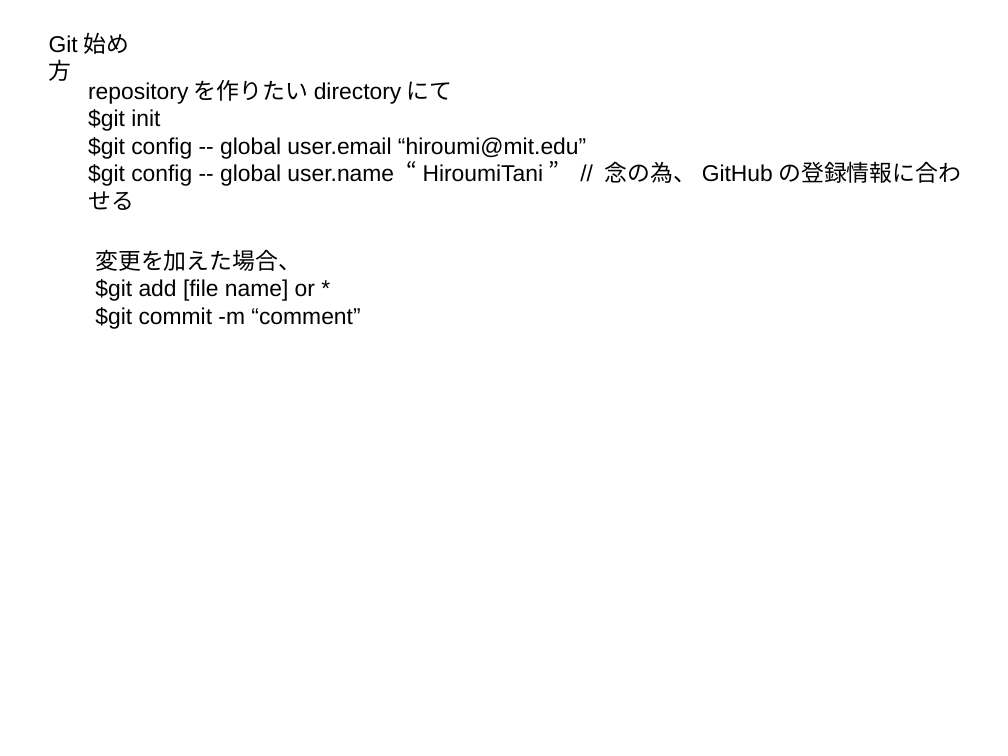
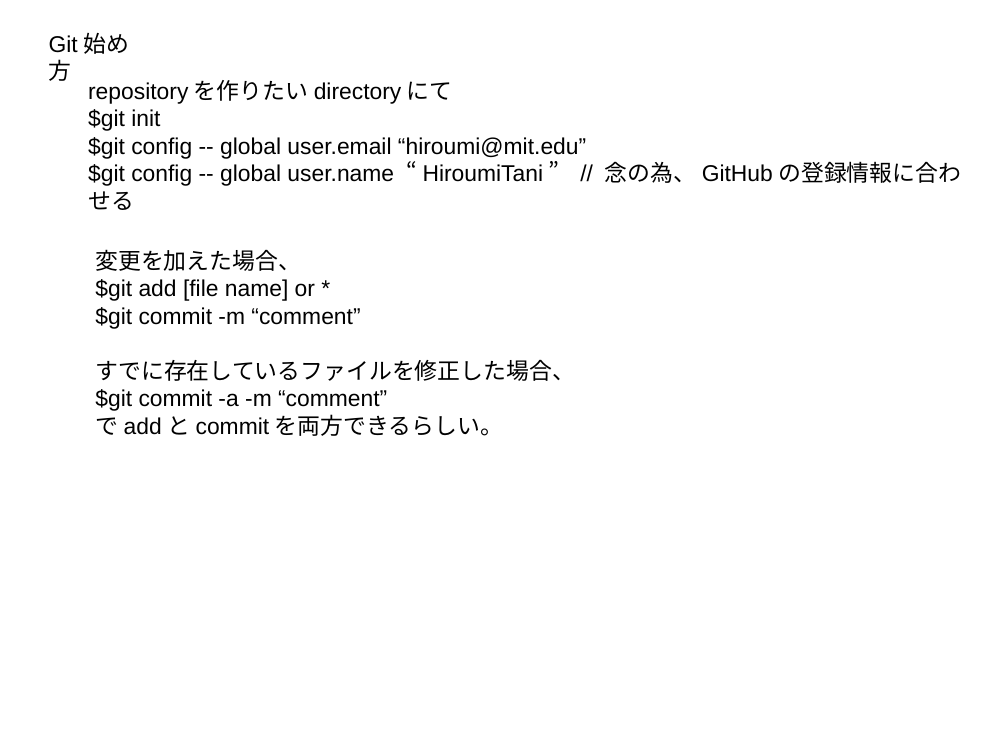
Before and after one commit to HiroumiTani/sample, a slide deck: slide 1 of how-to-git.odp. Drawn at 1008x756 pixels with LibreOffice and Linux fonts; fonts in the diff are those of the drawing. Boxes give left, top, right and bottom in pixels: in the first picture for what was removed or moved away, otherwise in the second. Text is boxed around its words. In the diff, an @@ line names an element or a change of style, - is before the commit and + after.

Commit message:
modified odp and test.txt

```diff
--- a/how-to-git.odp
+++ b/how-to-git.odp
@@ text at box(95, 359, 575, 436): paragraphs added @@
+すでに存在しているファイルを修正した場合、
+$git commit -a -m “comment”
+でaddとcommitを両方できるらしい。
```
Also in this commit, not shown: 1 other file.
